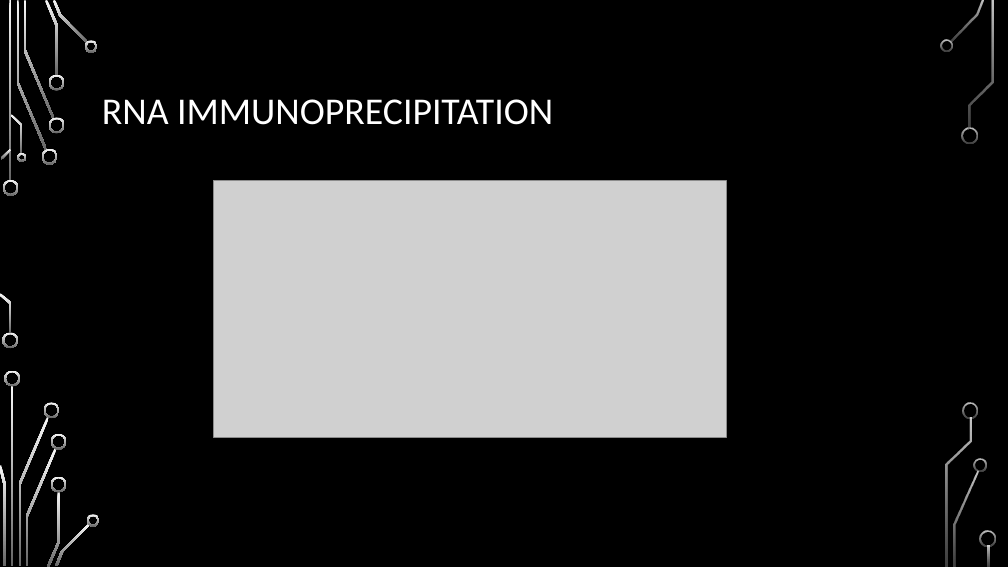
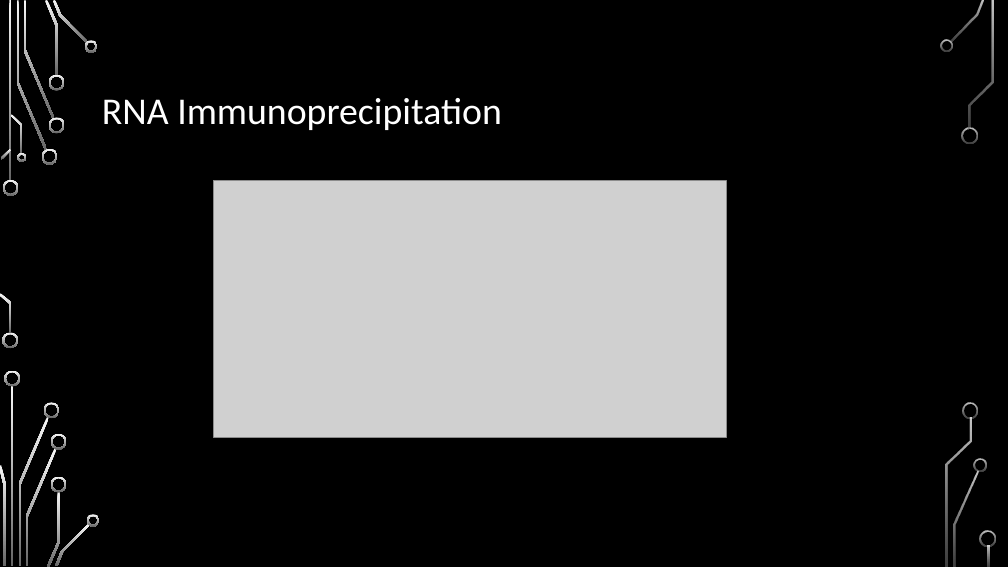
Before and after one commit to HarleyRobinson/Honours2, a slide deck: slide 15 of BackgroundInfo/MeetingSept.pptx (slide 14 before the commit). Drawn at 1008x567 pixels with LibreOffice and Linux fonts; fonts in the diff are those of the drawing; grey boxes stand for pictures; background and template pictures are left out. Boxes give left, top, right and bottom in pixels: in the first picture for what was removed or moved away, otherwise in the second. Text is boxed around its words. In the diff, an @@ line names an element or a change of style, - is before the commit and + after.

```diff
--- a/BackgroundInfo/MeetingSept.pptx
+++ b/BackgroundInfo/MeetingSept.pptx
@@ title at (102, 98, 502, 130): text changed @@
-RNA IMMUNOPRECIPITATION
+RNA Immunoprecipitation
```
Also in this commit, not shown: 13 other slides changed, 1 slide added, 1 other file.
